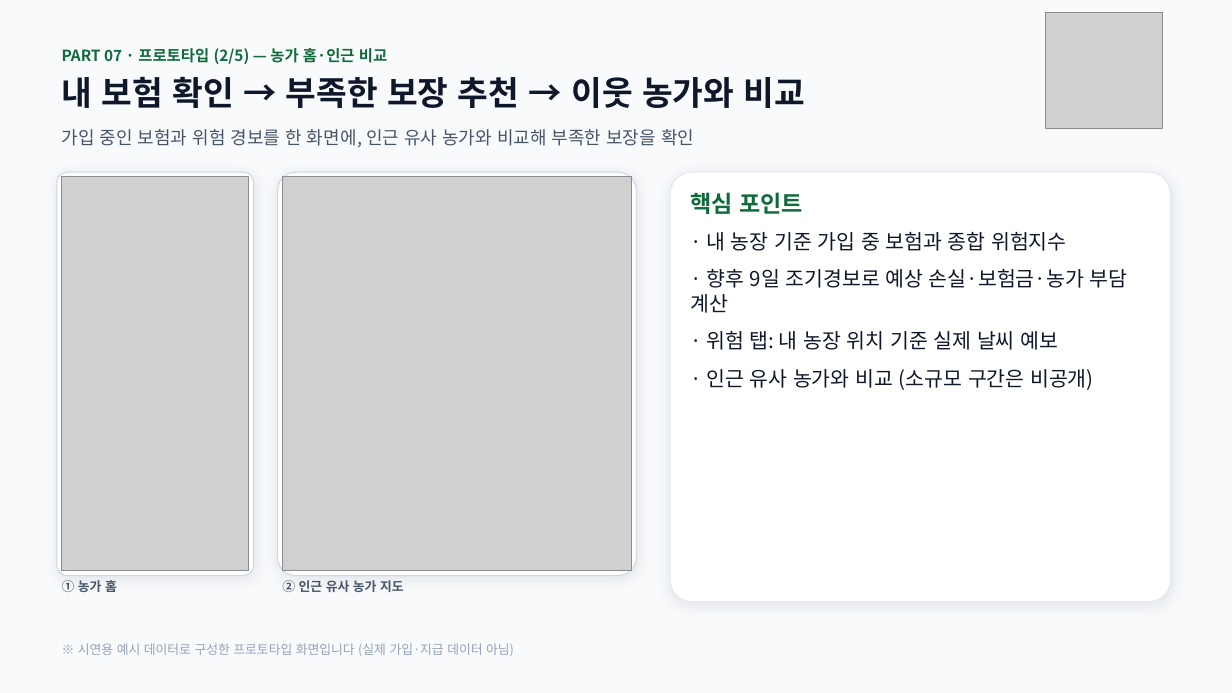
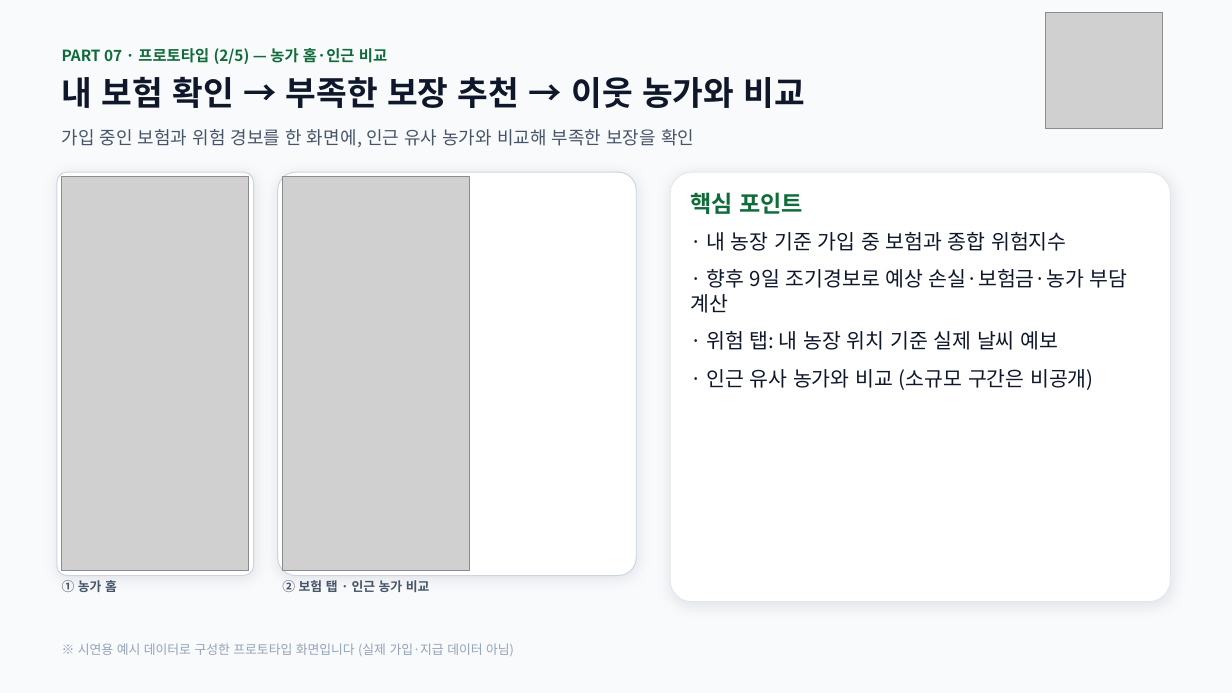
Before and after one commit to yurimingly/policy-insurance, a slide deck: slide 2 of prototype_5slides.pptx. Drawn at 1232x693 pixels with LibreOffice and Linux fonts; fonts in the diff are those of the drawing; grey boxes stand for pictures. Boxes give left, top, right and bottom in pixels: in the first picture for what was removed or moved away, otherwise in the second. Text is boxed around its words. In the diff, an @@ line names an element or a change of style, - is before the commit and + after.

```diff
--- a/prototype_5slides.pptx
+++ b/prototype_5slides.pptx
@@ picture: place and size @@
-picture at bbox=[283, 177, 632, 571]
+picture at bbox=[283, 177, 470, 571]
@@ text at bbox=[282, 580, 430, 592]: text changed @@
-② 인근 유사 농가 지도
+② 보험 탭 · 인근 농가 비교
```
